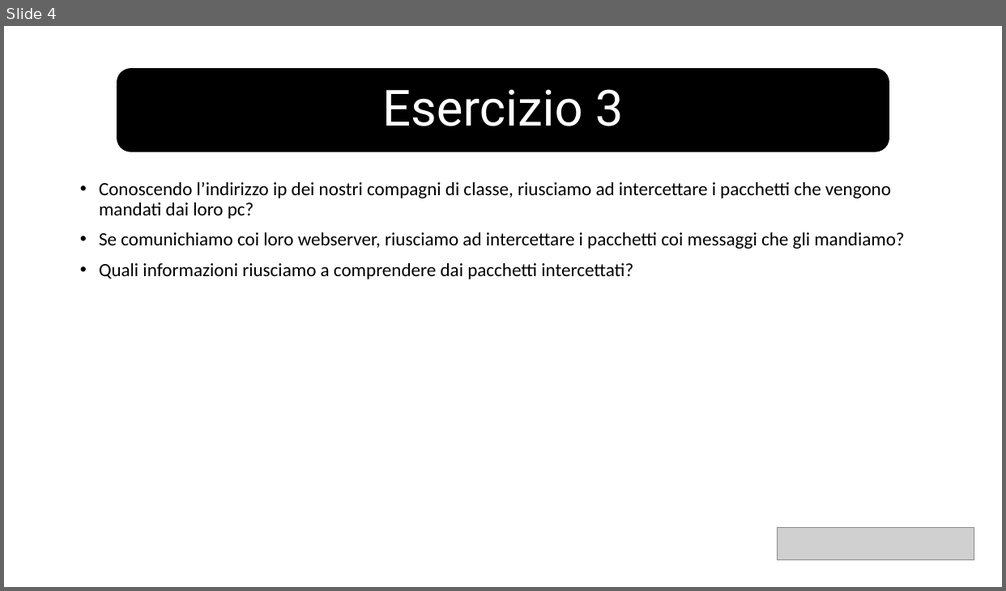
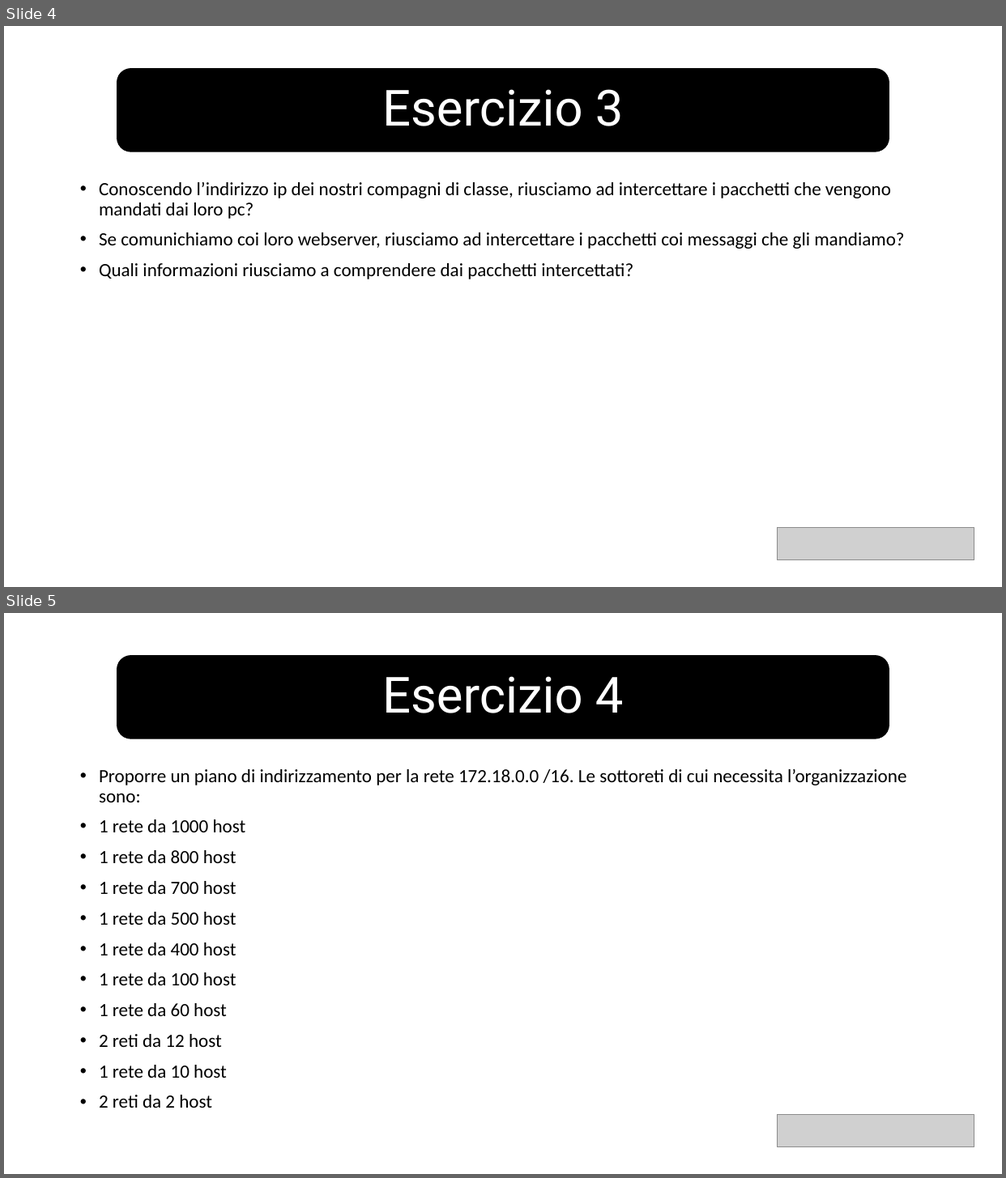
Before and after one commit to v-research/edu, a slide deck: network_introduction_2022/material/ip_exercises.pptx. Shown one above the other, each under a label of ours: slide 4 before the commit, slides 4 and 5 after it. The pictures are 1006x591 and 1006x1178 pixels, drawn with LibreOffice and Linux fonts; fonts in the diff are those of the drawing; grey boxes stand for pictures. Boxes give left, top, right and bottom in pixels: in the first picture for what was removed or moved away, otherwise in the second. Text is boxed around its words. In the diff, an @@ line names an element or a change of style, - is before the commit and + after.

```diff
--- a/network_introduction_2022/material/ip_exercises.pptx
+++ b/network_introduction_2022/material/ip_exercises.pptx
@@ slide 5 added at bbox=[4, 613, 1002, 1174], background #FFFFFF @@
@@ rounded rectangle added at bbox=[117, 656, 889, 739], fill #000000, outline #000000 1 pt @@
@@ title added at bbox=[382, 676, 624, 713], 48 pt, text #FFFFFF @@
+Esercizio 4
@@ text added at bbox=[99, 769, 906, 1108], 18 pt, text #000000 @@
+• Proporre un piano di indirizzamento per la rete 172.18.0.0 /16. Le sottoreti di cui necessita l’organizzazione sono:
+• 1 rete da 1000 host
+• 1 rete da 800 host
+• 1 rete da 700 host
+• 1 rete da 500 host
+• 1 rete da 400 host
+• 1 rete da 100 host
+• 1 rete da 60 host
+• 2 reti da 12 host
+• 1 rete da 10 host
+• 2 reti da 2 host
@@ picture added at bbox=[778, 1114, 975, 1147] @@
```
Also in this commit, not shown: 6 other files.
